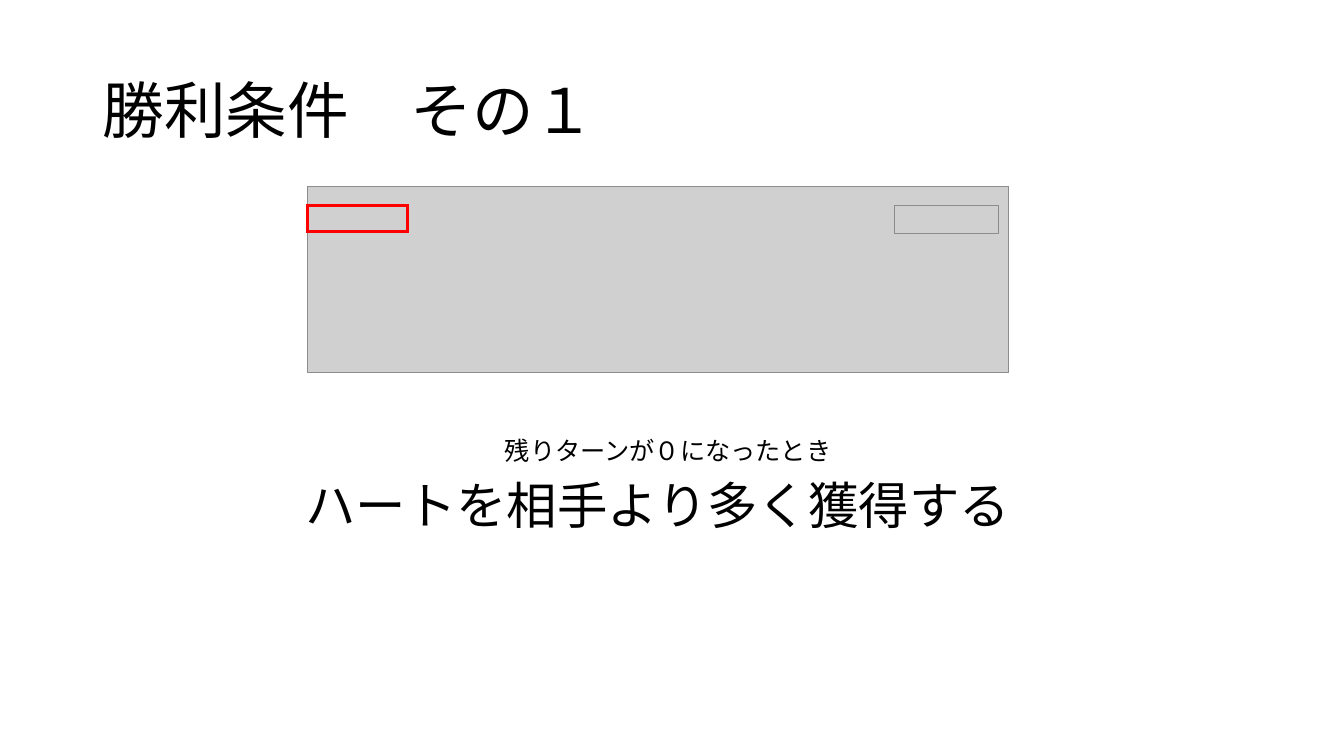
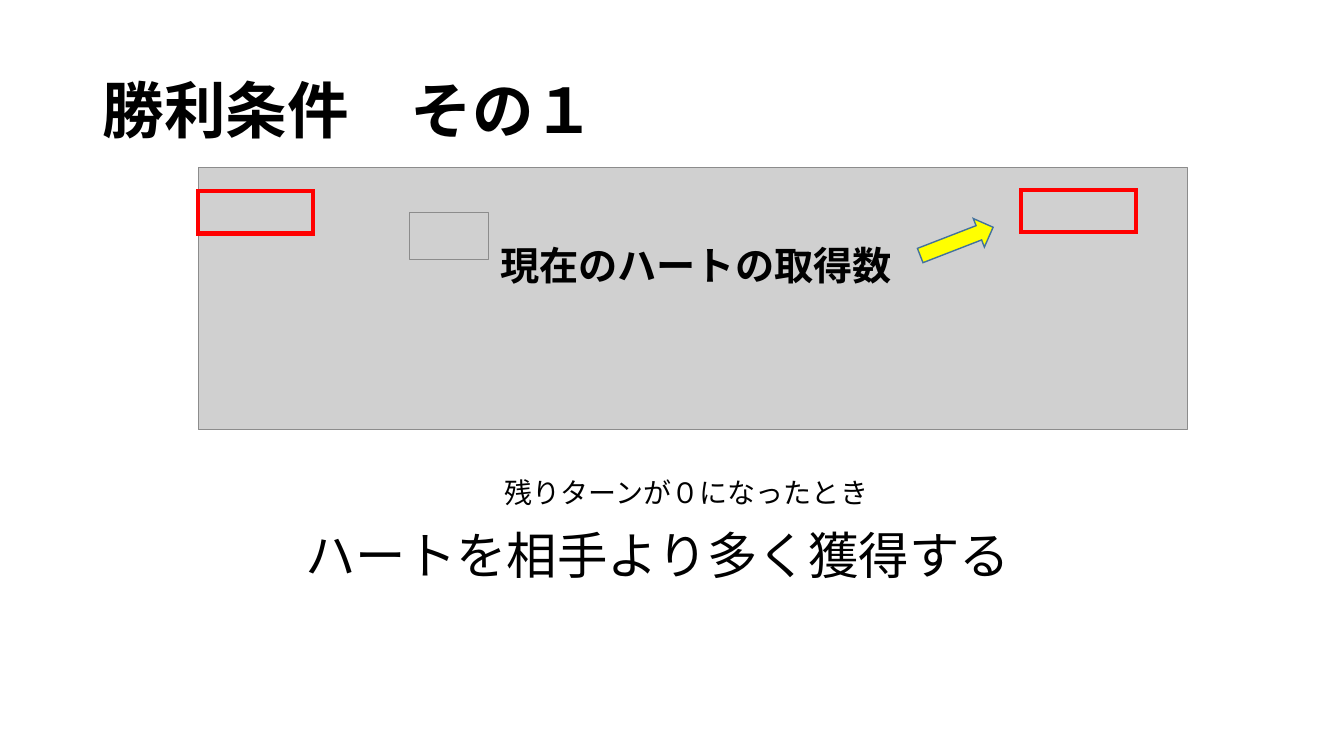
Before and after one commit to noko1024/ChaserDoc, a slide deck: slide 9 of New_U-16.pptx. Drawn at 1344x756 pixels with LibreOffice and Linux fonts; fonts in the diff are those of the drawing; grey boxes stand for pictures. Boxes give left, top, right and bottom in pixels: in the first picture for what was removed or moved away, otherwise in the second. Text is boxed around its words. In the diff, an @@ line names an element or a change of style, - is before the commit and + after.

```diff
--- a/New_U-16.pptx
+++ b/New_U-16.pptx
@@ title "勝利条件 その１" at bbox=[102, 80, 595, 139]: bold on @@
@@ picture: place and size @@
-picture at bbox=[308, 187, 1009, 373]
+picture at bbox=[199, 167, 1188, 430]
@@ rectangle: place and size @@
-rectangle at bbox=[308, 206, 408, 232]
+rectangle at bbox=[198, 192, 313, 234]
@@ rectangle at bbox=[198, 192, 313, 234]: outline #FF0000 2.25 pt to #FF0000 3 pt @@
@@ picture removed at bbox=[895, 206, 999, 234] @@
@@ rectangle added at bbox=[1021, 190, 1136, 232], outline #FF0000 3 pt @@
@@ picture added at bbox=[409, 213, 488, 260] @@
@@ right arrow added at bbox=[915, 213, 999, 269], fill #FFFF00, outline #43739E 1 pt @@
@@ text added at bbox=[500, 246, 891, 284], 28 pt, text #000000, bold @@
+現在のハートの取得数
@@ text "残りターンが０になったとき": place and size @@
-text "残りターンが０になったとき" at bbox=[505, 438, 831, 462]
+text "残りターンが０になったとき" at bbox=[505, 479, 868, 505]
@@ text "残りターンが０になったとき" at bbox=[505, 479, 868, 505]: size 18 to 20 pt @@
@@ text "ハートを相手より多く獲得する": place and size @@
-text "ハートを相手より多く獲得する" at bbox=[305, 481, 1010, 528]
+text "ハートを相手より多く獲得する" at bbox=[305, 531, 1010, 578]
```
Also in this commit, not shown: 12 other slides changed, 6 slides added.
